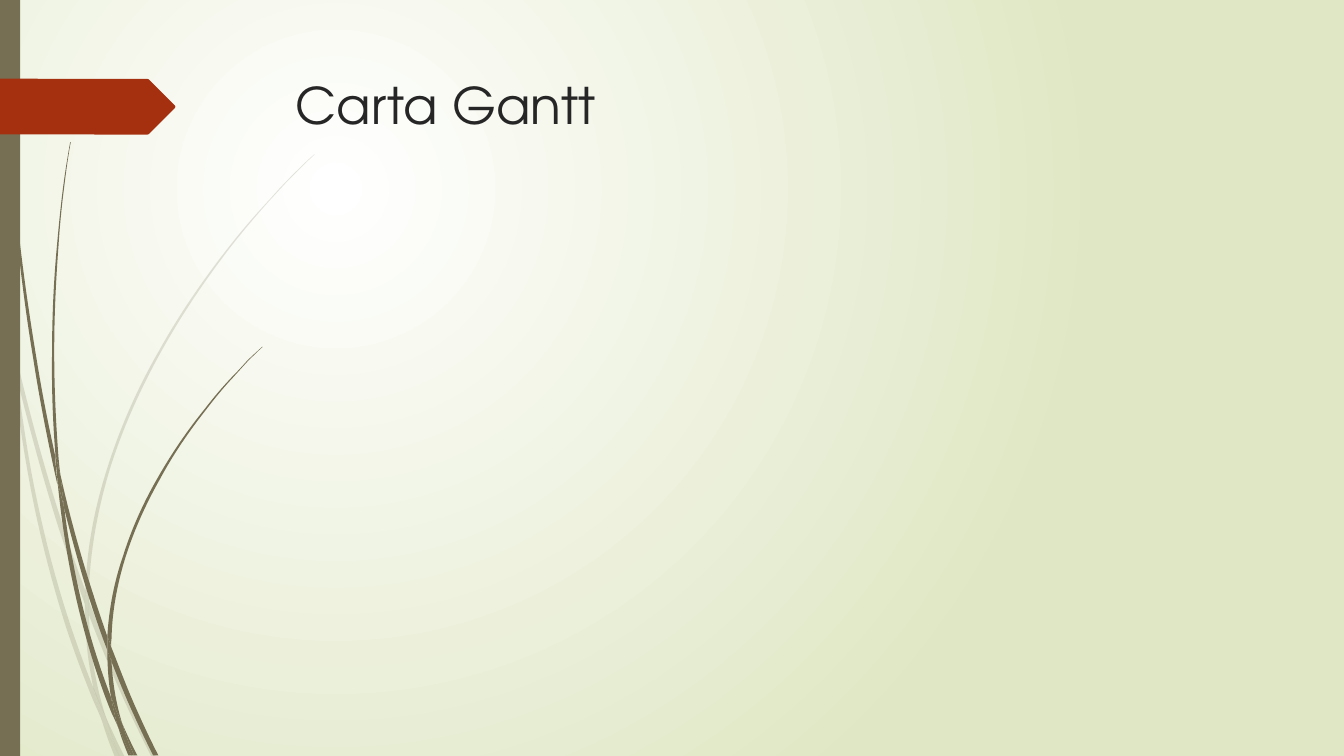
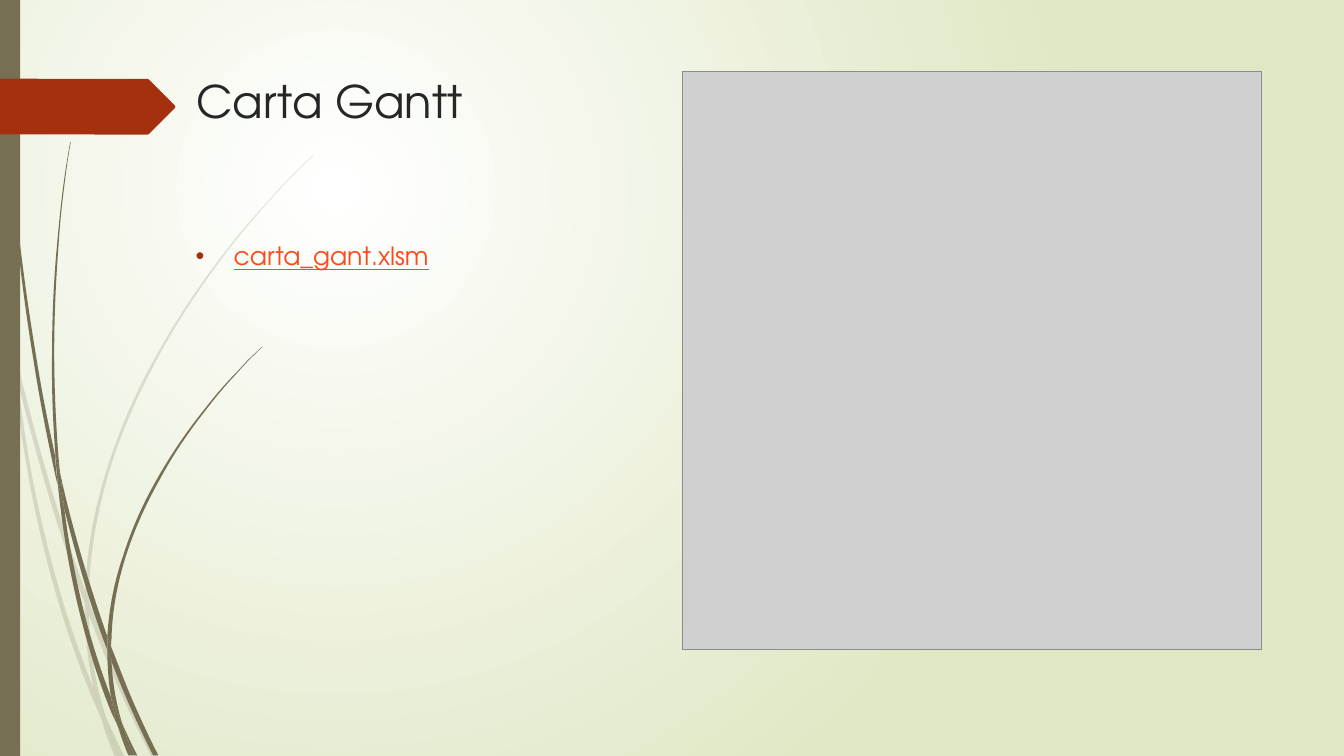
Before and after one commit to Sythrex/Capstone_grupo_4, a slide deck: slide 7 of Fase 1/Evidencias Grupales/PresentacionProyecto.pptx (slide 8 before the commit). Drawn at 1344x756 pixels with LibreOffice and Linux fonts; fonts in the diff are those of the drawing; grey boxes stand for pictures. Boxes give left, top, right and bottom in pixels: in the first picture for what was removed or moved away, otherwise in the second. Text is boxed around its words. In the diff, an @@ line names an element or a change of style, - is before the commit and + after.

```diff
--- a/Fase 1/Evidencias Grupales/PresentacionProyecto.pptx
+++ b/Fase 1/Evidencias Grupales/PresentacionProyecto.pptx
@@ title "Carta Gantt": place and size @@
-title "Carta Gantt" at <box>296,86,595,125</box>
+title "Carta Gantt" at <box>196,84,462,119</box>
@@ title "Carta Gantt" at <box>196,84,462,119</box>: size 36 to 32 pt @@
@@ picture added at <box>683,72,1261,650</box> @@
@@ text added at <box>234,246,429,271</box>, 18 pt, text #FB4A18, underline @@
+• carta_gant.xlsm
```
Also in this commit, not shown: 5 other slides changed, 2 slides added, 2 slides removed, 4 other files.
